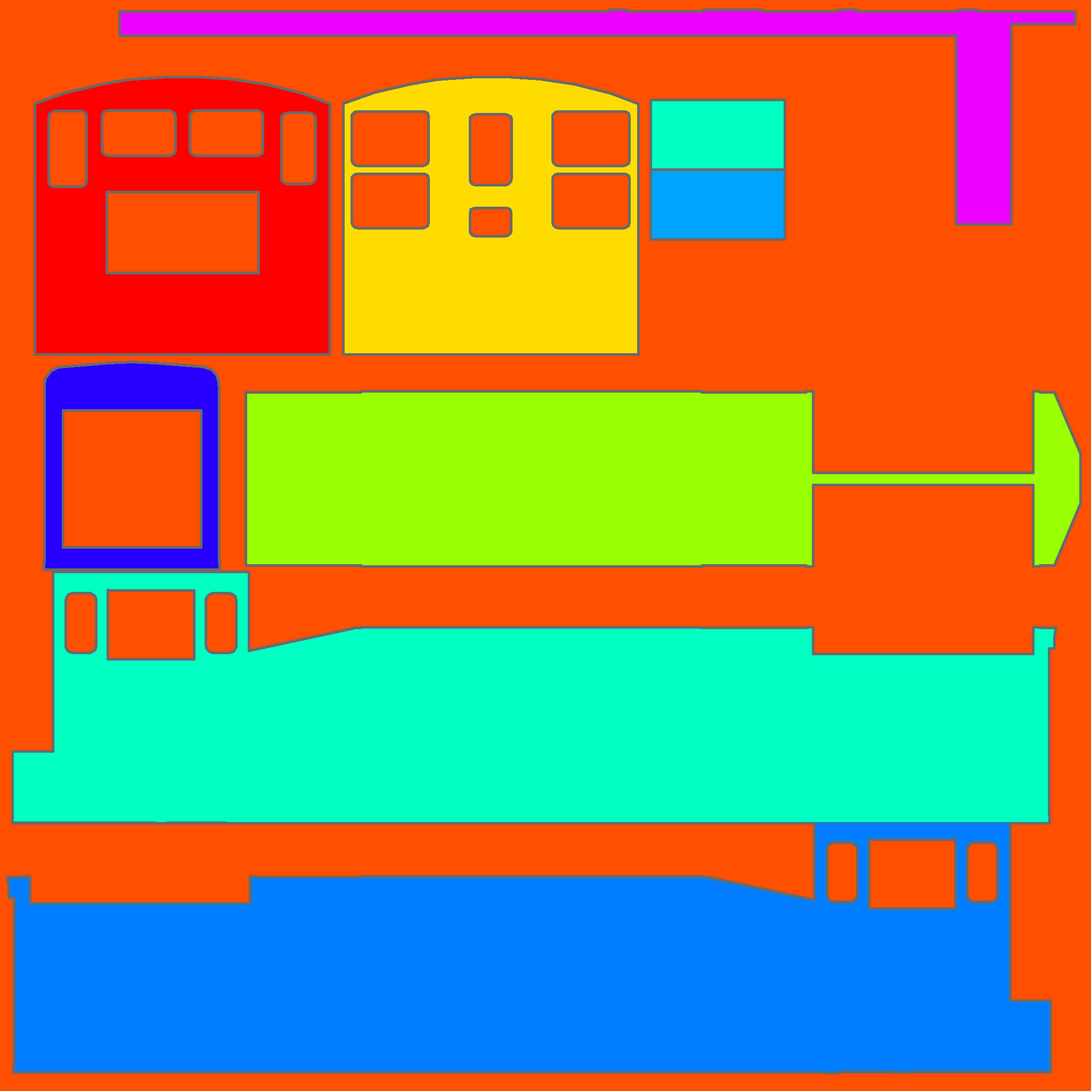
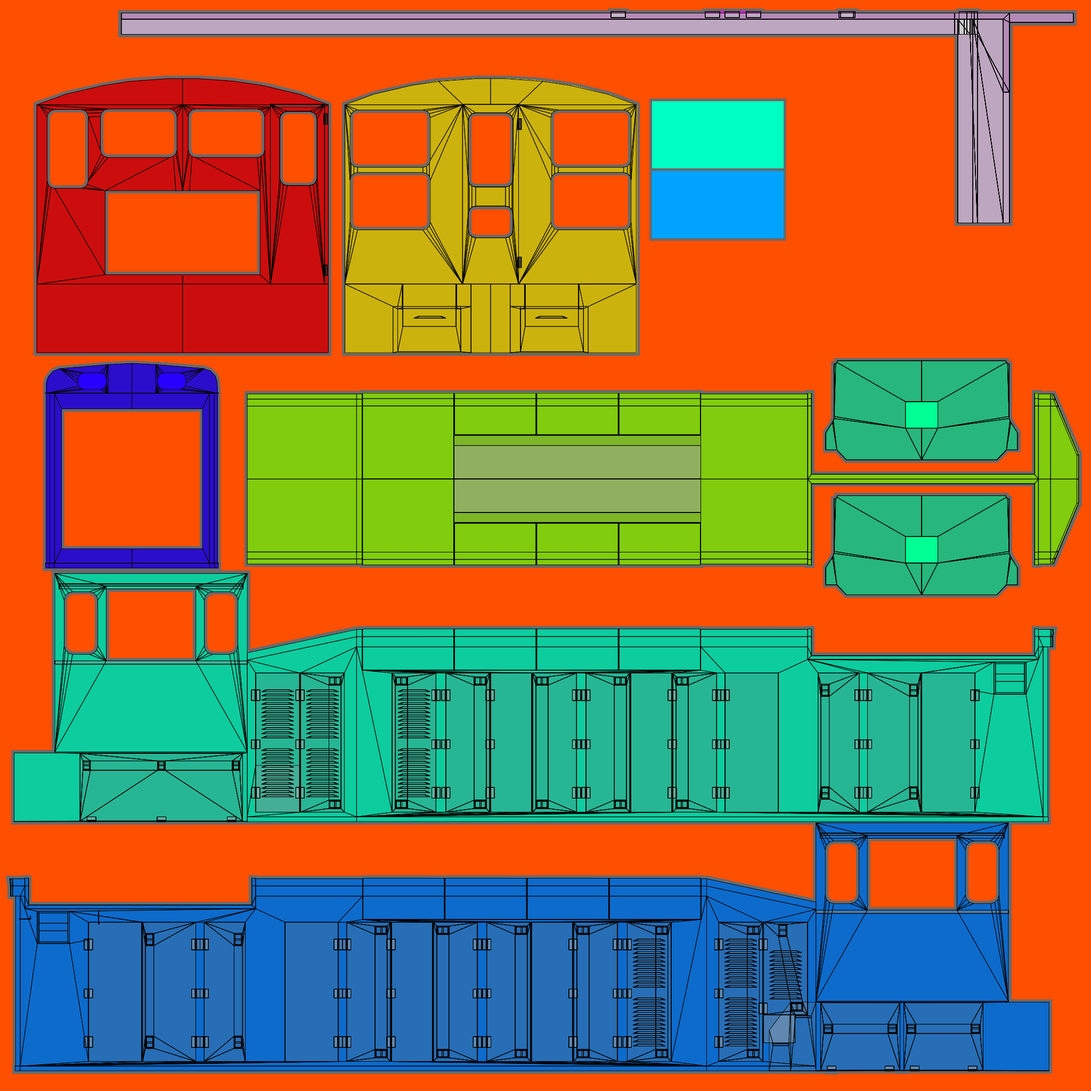
Layer changes from the first 1091 x 1091 image to the second:
showed "texture3.png" over [9, 11, 1080, 1073]
painted on "template3" over [823, 358, 1022, 598]
